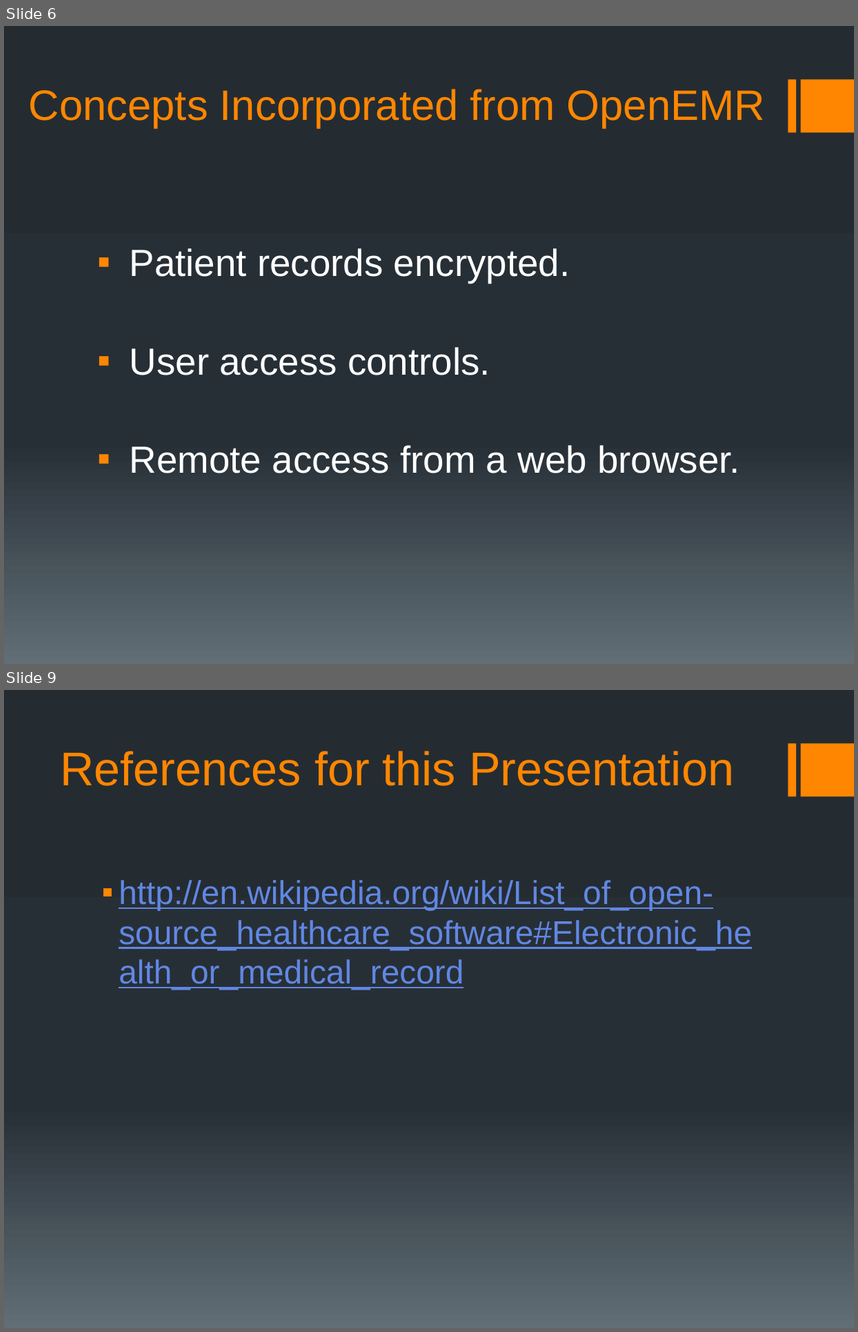
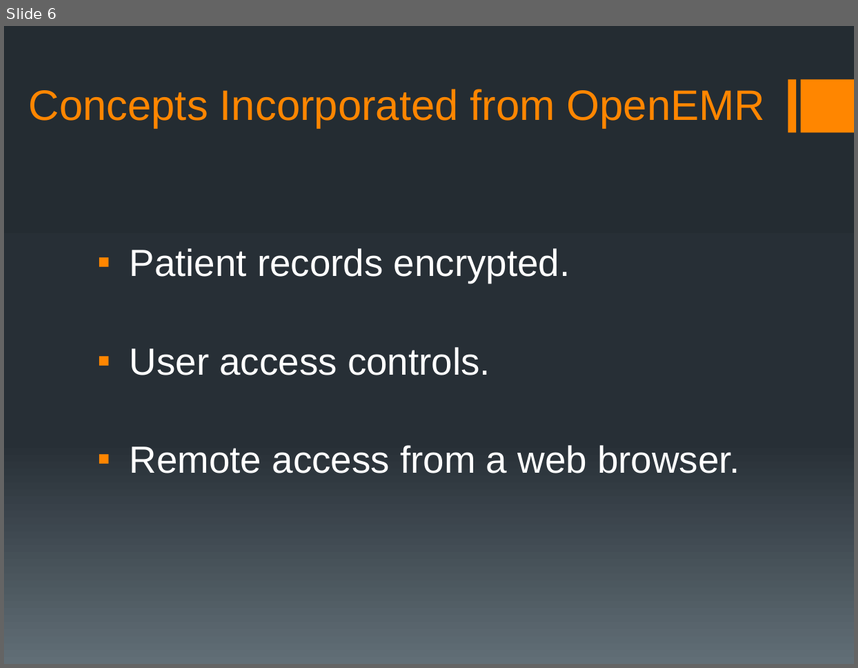
Before and after one commit to rmkane/semrs, a slide deck: MidTerm/Midterm_presentation_SEMRS.pptx. Shown one above the other, each under a label of ours: slides 6 and 9 before the commit, slide 6 after it; the slides between them are not shown. The pictures are 858x1332 and 858x668 pixels, drawn with LibreOffice and Linux fonts; fonts in the diff are those of the drawing. Boxes give left, top, right and bottom in pixels: in the first picture for what was removed or moved away, otherwise in the second. Text is boxed around its words. In the diff, an @@ line names an element or a change of style, - is before the commit and + after.

```diff
--- a/MidTerm/Midterm_presentation_SEMRS.pptx
+++ b/MidTerm/Midterm_presentation_SEMRS.pptx
@@ slide 9 removed at bbox=[4, 690, 854, 1328], background gradient #242C33 to #273037 to #636D76; not listed: 2 template elements that a slide beside it also shows @@
@@ title removed at bbox=[60, 751, 734, 786] @@
-References for this Presentation
@@ text removed at bbox=[119, 880, 752, 989] @@
-▪ http://en.wikipedia.org/wiki/List_of_open-source_healthcare_software#Electronic_health_or_medical_record
```
Also in this commit, not shown: 4 slides changed, 1 slide added, 3 other files.
